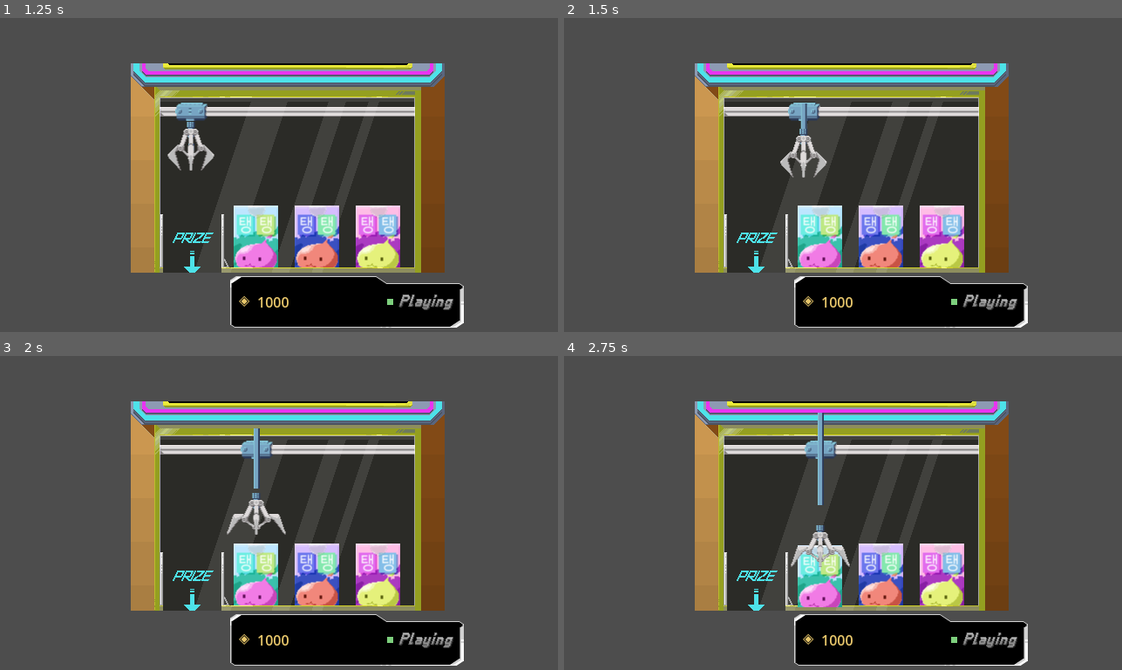
Above: before the commit, frames 1-4 (two rows, left to right).
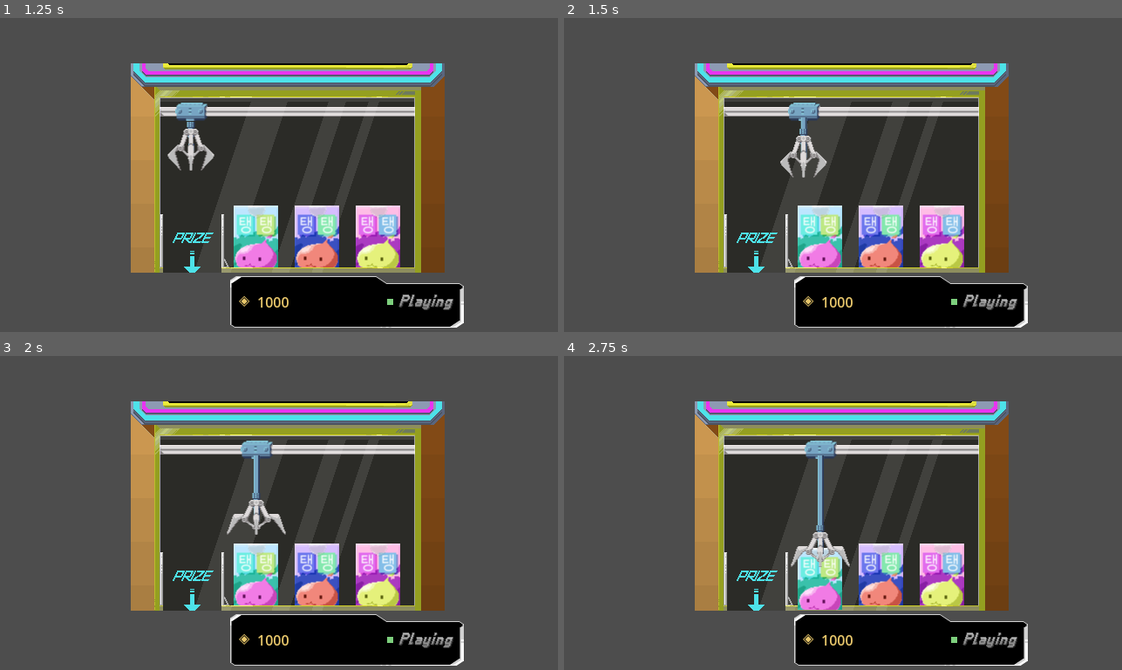
Above: after the commit, the same moments.

Repository: Sandy4j/crane_minigame
Game: Godot game, scene res://CraneMachine.tscn
Two runs of this game, one before a commit and one after it. Both use one fixed random seed, a clock stepped at 60 frames per second and the inputs below.
Inputs:
- Up to frame 1 (1.25 s): click "START" at 0.5 s
- Up to frame 2 (1.5 s): tap Enter at 1.25 s; hold Right (right) from 1.28 s (still down); tap Space (grab) at 1.35 s
- Up to frame 3 (2 s): keep holding Right (right)
- Up to frame 4 (2.75 s): release Right (right) at 2.03 s; hold Left (left) from 2.03 s (still down); tap Space (grab) at 2.1 s

Frame 1 is identical in both runs. In frame 2, less than 0.1% of the frame differs, in the area x 42-44%, y 27-45%; in frame 3, less than 0.1%; in frame 4, 0.9%, in the area x 41-50%, y 18-81%.

Commit message:
fix: wire height

Diff:
--- a/Scripts/CraneClaw.gd
+++ b/Scripts/CraneClaw.gd
@@ -3,7 +3,7 @@
 @export var drop_speed: float = 60.0
 @export var max_drop: float = 75.0
 
-@export var grab_offset: Vector2 = Vector2(0, 30)
+@export var grab_offset: Vector2 = Vector2(0, 33)
 @export_range(0.0, 1.0, 0.01) var success_chance: float = 0.82
 
 enum ClawState { IDLE, DROPPING, RETURNING, FAILING }
@@ -18,7 +18,7 @@
 @onready var collision: CollisionShape2D = $CollisionShape2D
 @onready var train_anchor: Marker2D = get_parent().get_node("Marker2D")
 
-const WIRE_BASE_HEIGHT: float = 1.0
+const WIRE_BASE_HEIGHT: float = 8.0
 
 signal box_dropped
 signal grab_failed
@@ -56,7 +56,7 @@
 func _update_wire():
 	var anchor_local = to_local(train_anchor.global_position)
 	var wire_length = abs(anchor_local.y) + WIRE_BASE_HEIGHT
-	wire.position = Vector2(anchor_local.x, anchor_local.y / 1.0)
+	wire.position = Vector2(anchor_local.x, anchor_local.y / 2.0)
 	wire.region_rect = Rect2(0, 0, wire.texture.get_width(), wire_length)
 
 func drop():
